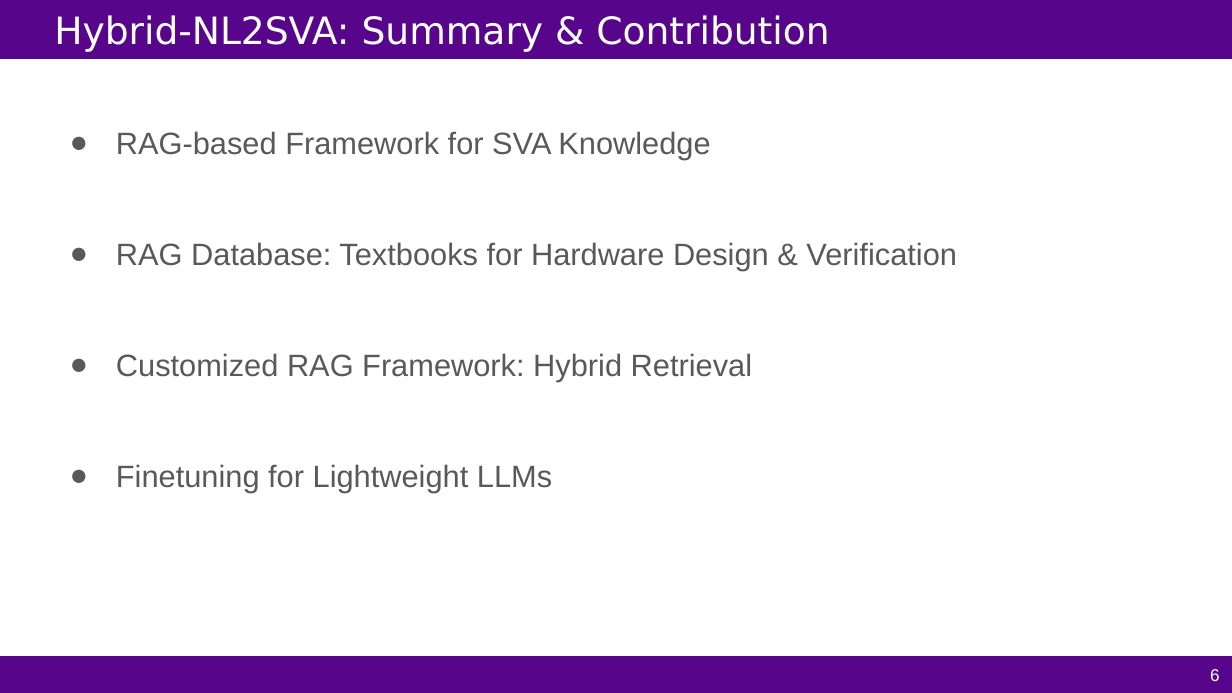
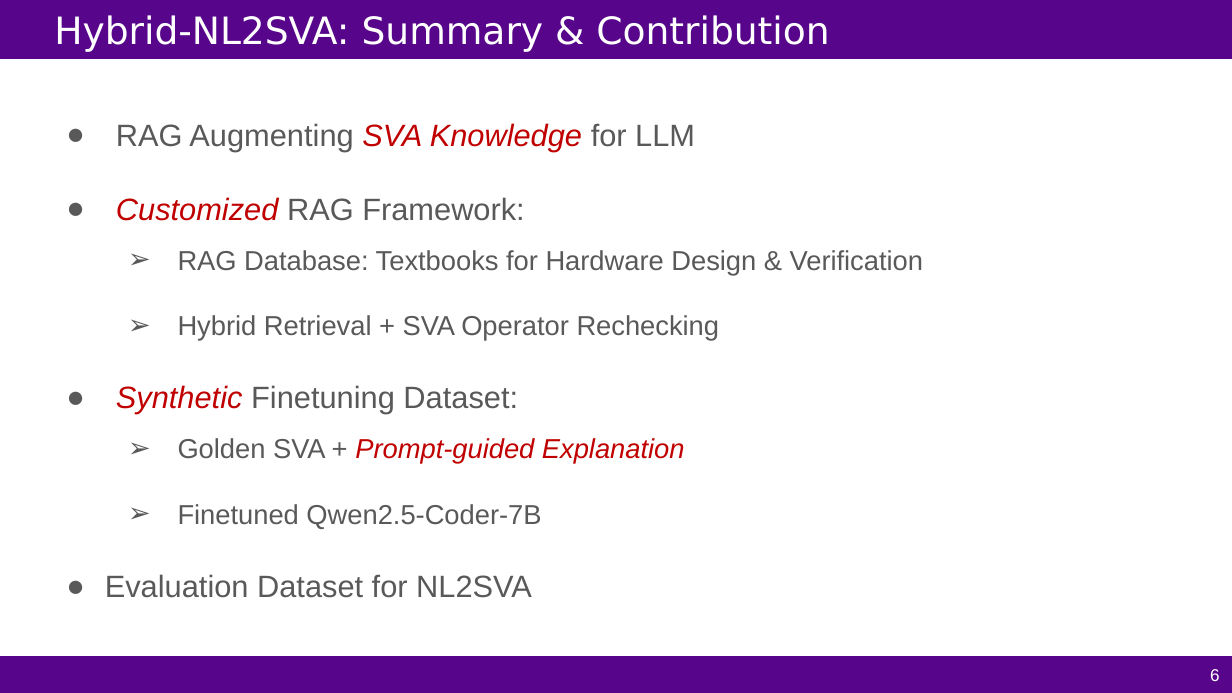
Before and after one commit to FCHXWH823/LLM4ChipDesign, a slide deck: slide 6 of slides/MLCAD25-Hybrid-NL2SVA.pptx. Drawn at 1232x693 pixels with LibreOffice and Linux fonts; fonts in the diff are those of the drawing. Boxes give left, top, right and bottom in pixels: in the first picture for what was removed or moved away, otherwise in the second. Text is boxed around its words. In the diff, an @@ line names an element or a change of style, - is before the commit and + after.

Commit message:
update Hybrid-NL2SVA slides

```diff
--- a/slides/MLCAD25-Hybrid-NL2SVA.pptx
+++ b/slides/MLCAD25-Hybrid-NL2SVA.pptx
@@ text "RAG Augmenting SVA Knowledge for ...": place and size @@
-text "RAG Augmenting SVA Knowledge for ..." at bbox=[116, 131, 957, 492]
+text "RAG Augmenting SVA Knowledge for ..." at bbox=[105, 123, 923, 598]
@@ text at bbox=[116, 123, 695, 221]: text changed @@
-● RAG-based Framework for SVA Knowledge
+● RAG Augmenting SVA Knowledge for LLM
+● Customized RAG Framework:
@@ text at bbox=[178, 250, 923, 275]: size 18 to 16 pt in "RAG Database: Textbooks for Hardware Design & ..."; bullet ● to ➢; list level 1 to 2 in "RAG Database: Textbooks for Hardware ..." @@
@@ text at bbox=[105, 315, 720, 598]: text changed; size 18 to 16 pt @@
-● Customized RAG Framework: Hybrid Retrieval
-● Finetuning for Lightweight LLMs
+  ➢ Hybrid Retrieval + SVA Operator Rechecking
+● Synthetic Finetuning Dataset:
+  ➢ Golden SVA + Prompt-guided Explanation
+  ➢ Finetuned Qwen2.5-Coder-7B
+● Evaluation Dataset for NL2SVA
```
Also in this commit, not shown: 5 other slides changed, 3 slides added, 2 slides removed.
